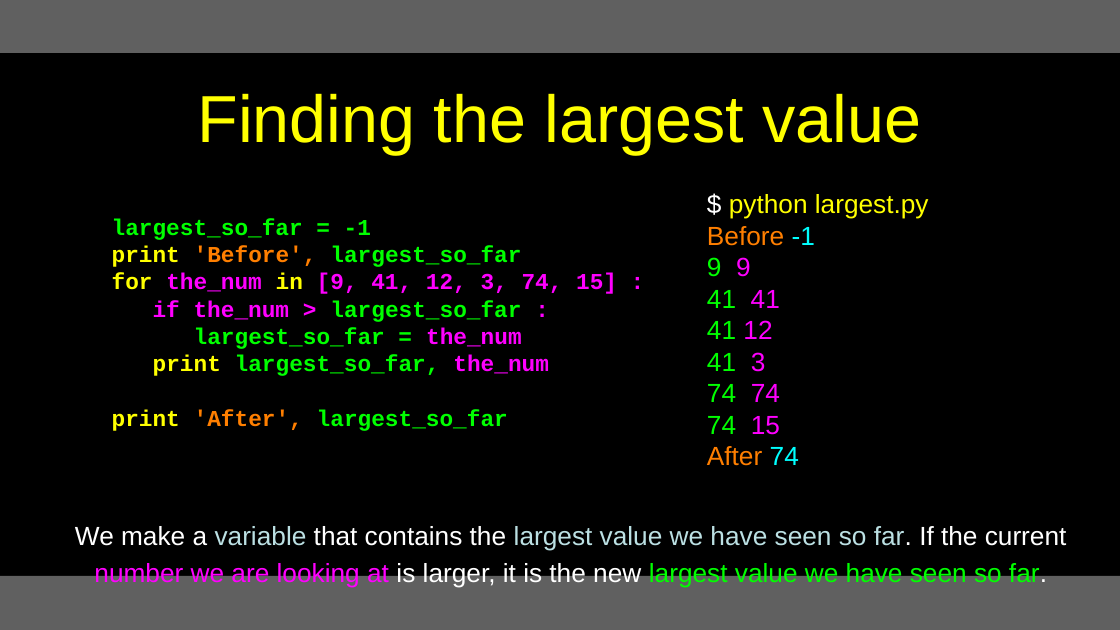
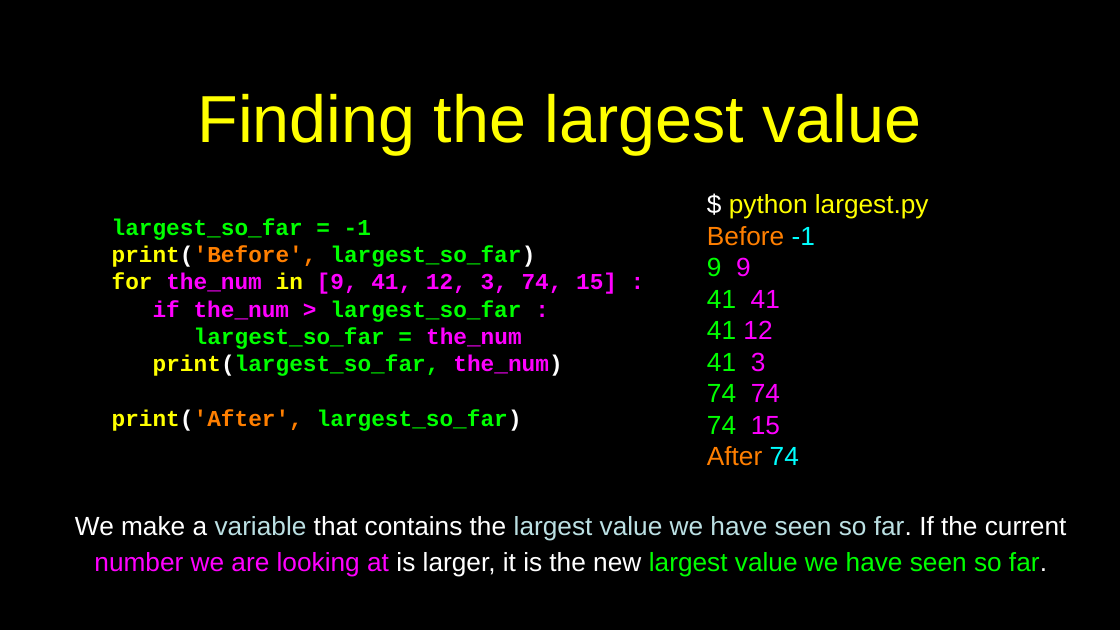
Before and after one commit to csev/py4e, a slide deck: slide 40 of lectures3/Pythonlearn-05-Iterations.pptx. Drawn at 1120x630 pixels with LibreOffice and Linux fonts; fonts in the diff are those of the drawing. Boxes give left, top, right and bottom in pixels: in the first picture for what was removed or moved away, otherwise in the second. Text is boxed around its words. In the diff, an @@ line names an element or a change of style, - is before the commit and + after.

```diff
--- a/lectures3/Pythonlearn-05-Iterations.pptx
+++ b/lectures3/Pythonlearn-05-Iterations.pptx
@@ rectangle removed at [0,0,1120,53] @@
@@ text at [112,246,535,267]: text changed @@
-print 'Before', largest_so_far
+print('Before', largest_so_far)
@@ text at [112,355,562,431]: text changed @@
-print largest_so_far, the_num
-print 'After', largest_so_far
+print(largest_so_far, the_num)
+print('After', largest_so_far)
@@ text "We make a variable that ...": place and size @@
-text "We make a variable that ..." at [75,526,1067,587]
+text "We make a variable that ..." at [75,516,1067,577]
@@ rectangle at [0,576,1120,630]: fill #606060 to #000000 @@
```
Also in this commit, not shown: 51 other slides changed, 5 other files.
